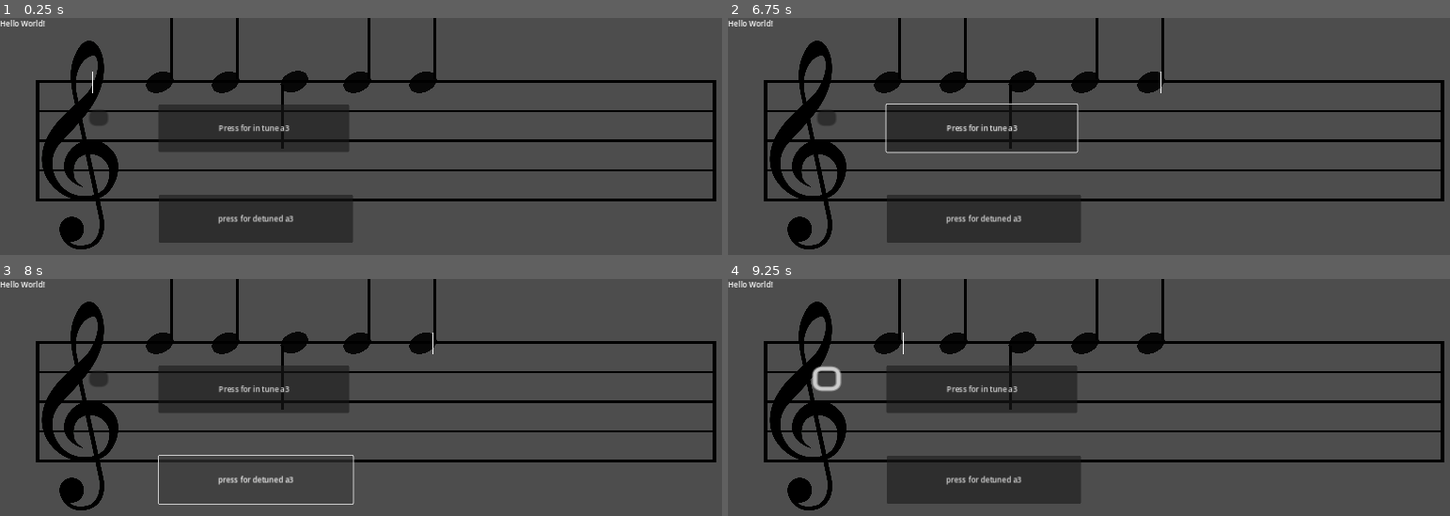
Above: before the commit, frames 1-4 (two rows, left to right).
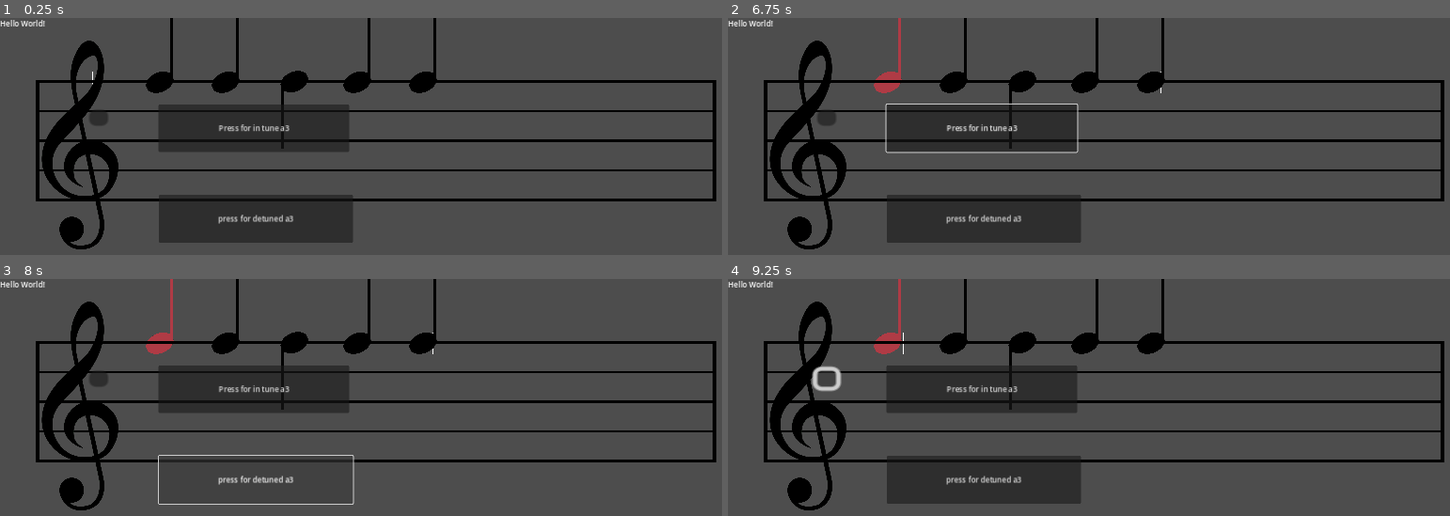
Above: after the commit, the same moments.

Repository: Sniggiho/COMP225-Reluna
Game: Godot game, scene res://Scenes/firstScene.tscn
The game is run twice, just before and just after one commit, with the same random seed, the same clock (stepped at 60 frames per second) and the same inputs.
Inputs (mouse positions are in pixels of both pictures, inside the frame that each line leads up to):
- Up to frame 1 (0.25 s): no input
- Up to frame 2 (6.75 s): click (886, 81) at 0.52 s; click (886, 81) at 1.27 s; click (829, 117) at 2 s; click (829, 117) at 2.75 s; click "press for detuned a3" at 3.5 s; click "Press for in tune a3" at 4.25 s; click "press for detuned a3" at 5 s; click "Press for in tune a3" at 5.75 s; click (886, 81) at 6.52 s
- Up to frame 3 (8 s): click "press for detuned a3" at 7.25 s
- Up to frame 4 (9.25 s): click "Press for in tune a3" at 8 s; click (829, 378) at 8.75 s

The runs differ from the first frame. In frame 1, less than 0.1% of the frame differs, in the area x 12-13%, y 26-32%; in frame 2, 0.3%, in the area x 20-61%, y 0-32%; in frame 3, 0.3%; in frame 4, 0.3%.

Commit message:
altered note image, notes can be selected now

Diff:
--- a/Project/Scenes/Note/Note.gd
+++ b/Project/Scenes/Note/Note.gd
@@ -4,10 +4,16 @@
 @export var detuneCents := 0 # the number of cents out of tune
 @export var noteName := "c3" # default note is c3
 
+@onready var sprite : Sprite2D = $Button/Sprite2D
+
+@export var defaultColor : Color = Color("000000")
+@export var selectedColor : Color = Color("e24c59")
+
 var selected : bool = false
 
 # Called when the node enters the scene tree for the first time.
 func _ready():
+	sprite.modulate = defaultColor
 	pass
 
 # Called every frame. 'delta' is the elapsed time since the previous frame.
@@ -41,3 +47,12 @@
 
 func select() -> void:
 	selected = !selected
+	changeColor()
+
+func changeColor() -> void:
+	if selected:
+		sprite.modulate = selectedColor
+	else:
+		sprite.modulate = defaultColor
+	print(sprite.modulate)
+	pass
--- a/Project/Scenes/Note/note.tscn
+++ b/Project/Scenes/Note/note.tscn
@@ -1,7 +1,7 @@
 [gd_scene load_steps=5 format=3 uid="uid://bw1j8vgpnjrk8"]
 
 [ext_resource type="Script" path="res://Scenes/Note/Note.gd" id="1_2wmyl"]
-[ext_resource type="Texture2D" uid="uid://bqio3dujm8dsq" path="res://Scenes/Note/quarter.png" id="3_07ysi"]
+[ext_resource type="Texture2D" uid="uid://fwm6q230qh27" path="res://Scenes/Note/quarter2.png" id="2_m8vj1"]
 
 [sub_resource type="GDScript" id="GDScript_ns5jr"]
 script/source = "extends AudioStreamPlayer
@@ -70,7 +70,7 @@
 [node name="Sprite2D" type="Sprite2D" parent="Button"]
 position = Vector2(32, -26)
 scale = Vector2(0.06, 0.06)
-texture = ExtResource("3_07ysi")
+texture = ExtResource("2_m8vj1")
 
 [node name="AudioStreamPlayer" type="AudioStreamPlayer" parent="."]
 script = SubResource("GDScript_ns5jr")
@@ -80,5 +80,6 @@
 [node name="CollisionShape2D" type="CollisionShape2D" parent="Area2D"]
 shape = SubResource("RectangleShape2D_q24im")
 
+[connection signal="pressed" from="Button" to="." method="select"]
 [connection signal="pressed" from="Button" to="AudioStreamPlayer" method="playDetuned"]
 [connection signal="area_entered" from="Area2D" to="AudioStreamPlayer" method="_on_area_2d_area_entered"]
--- a/Project/Scenes/firstScene.tscn
+++ b/Project/Scenes/firstScene.tscn
@@ -12,6 +12,9 @@
 point_count = 2
 
 [node name="Main" type="Node2D"]
+
+[node name="PlayBar" parent="." node_paths=PackedStringArray("path") instance=ExtResource("3_quvye")]
+path = NodePath("../Path2D")
 
 [node name="LevelManager" type="Node2D" parent="." node_paths=PackedStringArray("path")]
 script = ExtResource("1_xad2n")
@@ -59,9 +62,6 @@
 position = Vector2(200, 136)
 loop = false
 
-[node name="PlayBar" parent="." node_paths=PackedStringArray("path") instance=ExtResource("3_quvye")]
-path = NodePath("../Path2D")
-
 [node name="PlayButton" type="Button" parent="."]
 offset_left = 190.0
 offset_top = 195.0
Binary file added: Project/Scenes/Note/quarter2.png
Not shown, added: Project/Scenes/Note/quarter2.png.import
